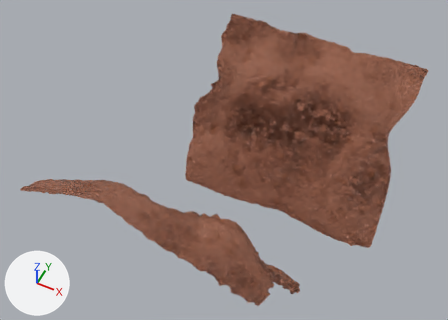
One commit to the Blender file 2019_2020/space_force_trailer/assets/ford-topper/commertial/commertial.blend: the scene before it, then after it.
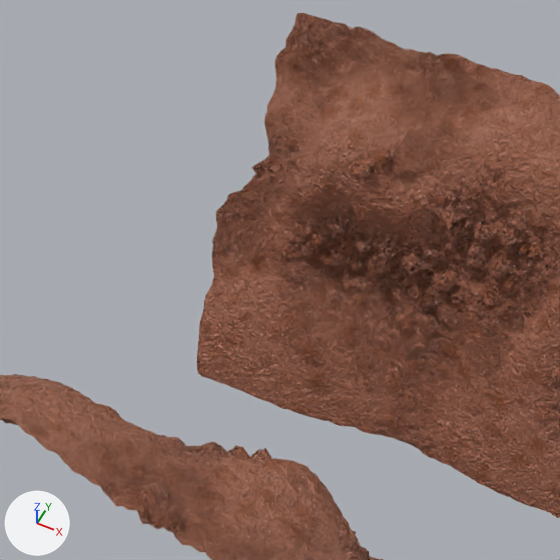
Each version is shown whole from a 50 mm camera at (8.7, -23.0, 22.0) aimed at (-1.2, -3.2, -2.8), then close up on the part from 21% to 79% of the width and 2% to 83% of the height. Every picture has the same lights, and +X, +Y and +Z are marked at lower left.
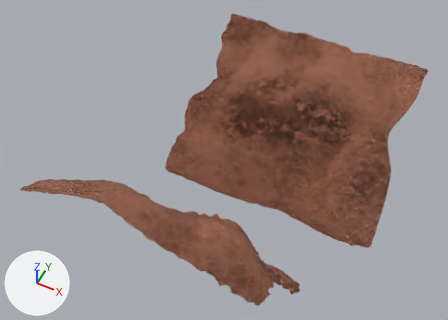
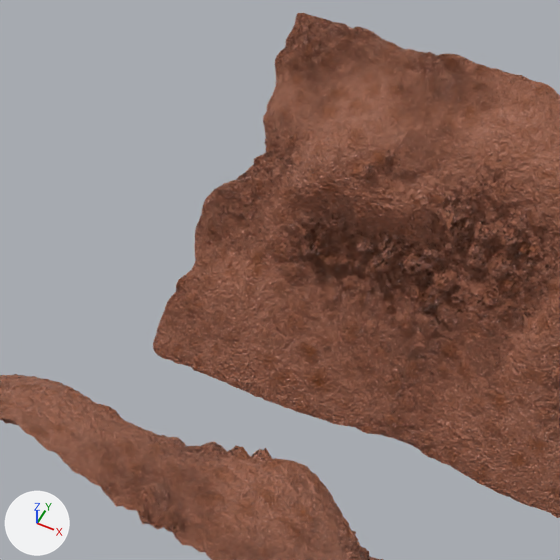
What differs and where, as boxes (x1, y1, x2, y2) in the close-ups (560 x 560 px):
'Plane', reshaped: before (197, 13, 560, 518); after (153, 13, 560, 518)

The change in detail:
lat_lattice (lat_lattice) loses the line: lat_lattice.points.foreach_set('co_deform', [-0.392, -0.563, -0.576, -0.133, -0.563, -0.576, 0.125, -0.563, -0.576, 0.384, -0.563, -0.576, 0.642, -0.563, -0.576, -0.36, -0.891, -0.724, -0.101, -0.891, -0.724, 0.157, -0.891, -0.724, 0.416, -0.891, -0.724, 0.674, -0.891, -0.724, -0.392, 0.176, -0.576, -0.133, 0.176, -0.576, 0.125, 0.176, -0.576, 0.384, 0.176, -0.576, 0.642, 0.176, -0.576, -0.392, -0.563, -0.392, -0.133, -0.563, -0.392, 0.125, -0.563, -0.392, 0.384, -0.563, -0.392, 0.642, -0.563, -0.392, -0.629, -0.0694, -0.457, -0.133, -0.193, -0.392, 0.125, -0.193, -0.392, 0.384, -0.193, -0.392, 0.642, -0.193, -0.392, -0.392, 0.176, -0.392, -0.133, 0.176, -0.392, 0.125, 0.176, -0.392, 0.384, 0.176, -0.392, 0.642, 0.176, -0.392, -0.392, -0.563, -0.207, -0.133, -0.563, -0.207, 0.125, -0.563, -0.207, 0.384, -0.563, -0.207, 0.642, -0.563, -0.207, -0.41, 0.0288, -0.242, -0.133, -0.193, -0.207, 0.0687, -0.622, -0.124, 0.384, -0.193, -0.207, 0.642, -0.193, -0.207, -0.392, 0.176, -0.207, -0.133, 0.176, -0.207, 0.125, 0.176, -0.207, 0.384, 0.176, -0.207, 0.642, 0.176, -0.207, -0.392, -0.563, -0.022, -0.133, -0.563, -0.022, 0.125, -0.563, -0.022, 0.384, -0.563, -0.022, 0.642, -0.563, -0.022, -0.398, -0.0225, -0.0634, -0.133, -0.193, -0.022, 0.125, -0.193, -0.022, 0.384, -0.193, -0.022, 0.642, -0.193, -0.022, -0.409, 0.616, -0.163, -0.133, 0.176, -0.022, 0.125, 0.176, -0.022, 0.383, 0.146, -0.01, 0.642, 0.176, -0.022, -0.392, -0.563, 0.163, -0.133, -0.563, 0.163, 0.125, -0.563, 0.163, 0.384, -0.563, 0.163, 0.642, -0.563, 0.163, -0.392, 0.297, 0.17, -0.133, 0.297, 0.17, 0.125, 0.297, 0.17, 0.384, 0.297, 0.17, 0.642, 0.297, 0.17, -0.392, 0.693, 0.0615, -0.133, 0.693, 0.0615, 0.125, 0.693, 0.0615, 0.384, 0.693, 0.0615, 0.642, 0.693, 0.0615])
lat_lattice (lat_lattice) gains the line: lat_lattice.points.foreach_set('co_deform', [-0.451, -0.215, -0.661, -0.133, -0.563, -0.576, 0.125, -0.563, -0.576, 0.384, -0.563, -0.576, 0.642, -0.563, -0.576, -0.618, -0.926, -0.711, -0.101, -0.891, -0.724, 0.157, -0.891, -0.724, 0.416, -0.891, -0.724, 0.674, -0.891, -0.724, -0.392, 0.176, -0.576, -0.133, 0.176, -0.576, 0.125, 0.176, -0.576, 0.384, 0.176, -0.576, 0.642, 0.176, -0.576, -0.44, -0.46, -0.328, -0.133, -0.563, -0.392, 0.125, -0.563, -0.392, 0.384, -0.563, -0.392, 0.642, -0.563, -0.392, -0.629, -0.0694, -0.457, -0.133, -0.193, -0.392, 0.125, -0.193, -0.392, 0.384, -0.193, -0.392, 0.642, -0.193, -0.392, -0.676, 0.265, -0.307, -0.133, 0.176, -0.392, 0.125, 0.176, -0.392, 0.384, 0.176, -0.392, 0.642, 0.176, -0.392, -0.522, -0.528, -0.171, -0.133, -0.563, -0.207, 0.125, -0.563, -0.207, 0.384, -0.563, -0.207, 0.642, -0.563, -0.207, -0.41, 0.0288, -0.242, -0.133, -0.193, -0.207, 0.0687, -0.622, -0.124, 0.384, -0.193, -0.207, 0.642, -0.193, -0.207, -0.392, 0.176, -0.207, -0.133, 0.176, -0.207, 0.125, 0.176, -0.207, 0.384, 0.176, -0.207, 0.642, 0.176, -0.207, -0.392, -0.563, -0.022, -0.133, -0.563, -0.022, 0.125, -0.563, -0.022, 0.384, -0.563, -0.022, 0.642, -0.563, -0.022, -0.398, -0.0225, -0.0634, -0.133, -0.193, -0.022, 0.125, -0.193, -0.022, 0.384, -0.193, -0.022, 0.642, -0.193, -0.022, -0.409, 0.616, -0.163, -0.133, 0.176, -0.022, 0.125, 0.176, -0.022, 0.383, 0.146, -0.01, 0.642, 0.176, -0.022, -0.392, -0.563, 0.163, -0.133, -0.563, 0.163, 0.125, -0.563, 0.163, 0.384, -0.563, 0.163, 0.642, -0.563, 0.163, -0.392, 0.297, 0.17, -0.133, 0.297, 0.17, 0.125, 0.297, 0.17, 0.384, 0.297, 0.17, 0.642, 0.297, 0.17, -0.392, 0.693, 0.0615, -0.133, 0.693, 0.0615, 0.125, 0.693, 0.0615, 0.384, 0.693, 0.0615, 0.642, 0.693, 0.0615])
